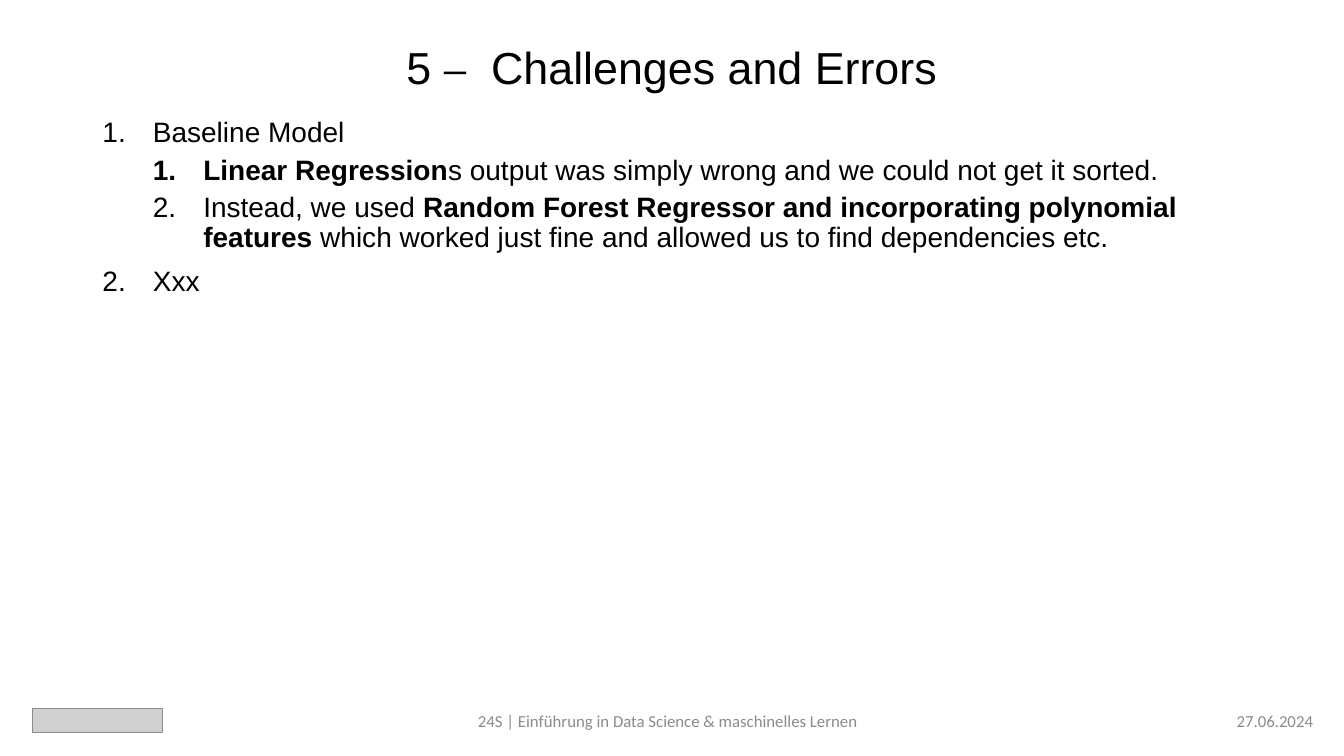
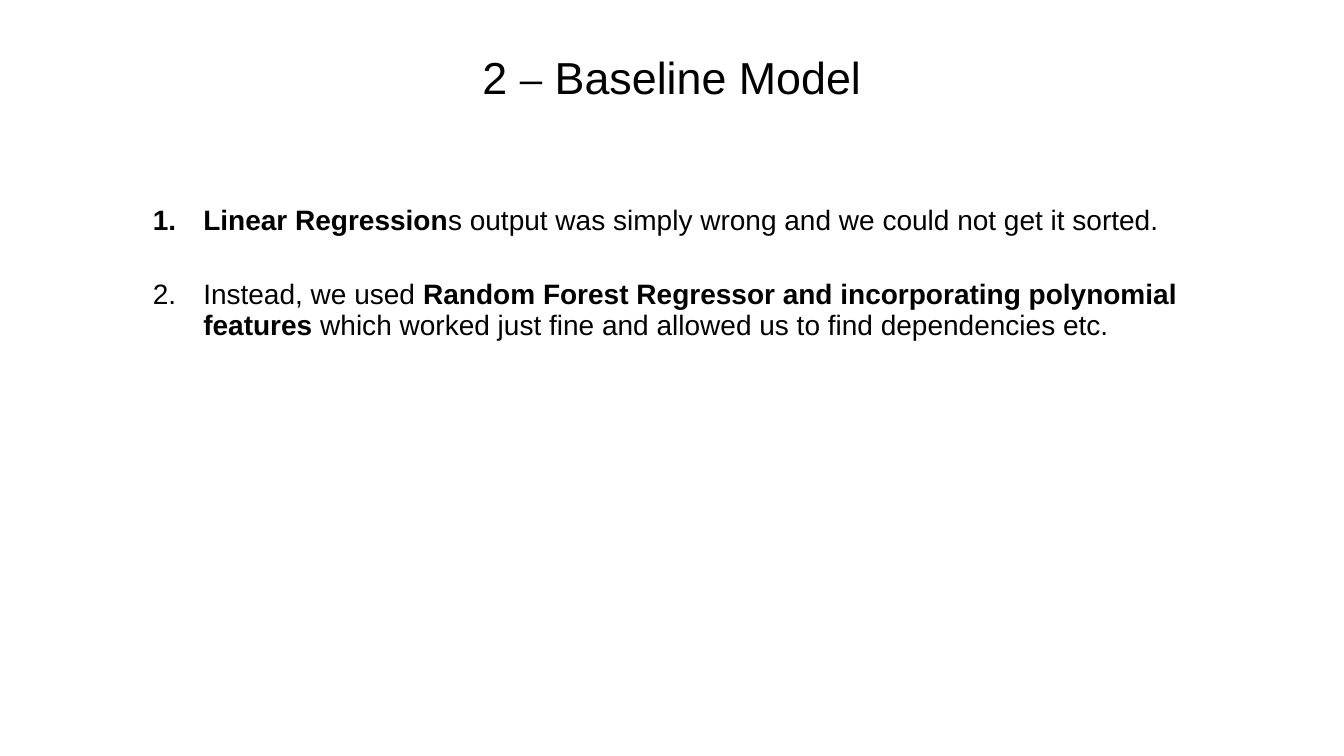
Before and after one commit to BossyNine/bakery_sales_prediction, a slide deck: slide 6 of 4_Presentation/bakery_sales_prediction-DS_Gruppe_12-190624jb.pptx (slide 10 before the commit). Drawn at 1344x756 pixels with LibreOffice and Linux fonts; fonts in the diff are those of the drawing; grey boxes stand for pictures. Boxes give left, top, right and bottom in pixels: in the first picture for what was removed or moved away, otherwise in the second. Text is boxed around its words. In the diff, an @@ line names an element or a change of style, - is before the commit and + after.

Commit message:
Update Presentation

```diff
--- a/4_Presentation/bakery_sales_prediction-DS_Gruppe_12-190624jb.pptx
+++ b/4_Presentation/bakery_sales_prediction-DS_Gruppe_12-190624jb.pptx
@@ title "2 ⎯ Baseline Model" at [482,61,861,95]: vertical alignment top to middle @@
@@ title at [482,61,861,95]: text changed @@
-5 ⎯ Challenges and Errors
+2 ⎯ Baseline Model
@@ text at [153,121,344,143]: paragraph removed @@
-1. Baseline Model
@@ text "Linear Regressions output was simply ...": place and size @@
-text "Linear Regressions output was simply ..." at [153,121,1177,291]
+text "Linear Regressions output was simply ..." at [203,209,1177,340]
@@ text at [153,271,200,291]: paragraph removed @@
-2. Xxx
@@ picture removed at [32,709,162,733] @@
@@ text removed at [478,715,1313,730] @@
-24S | Einführung in Data Science & maschinelles Lernen 27.06.2024
```
Also in this commit, not shown: 1 other slide changed, 1 slide removed.
